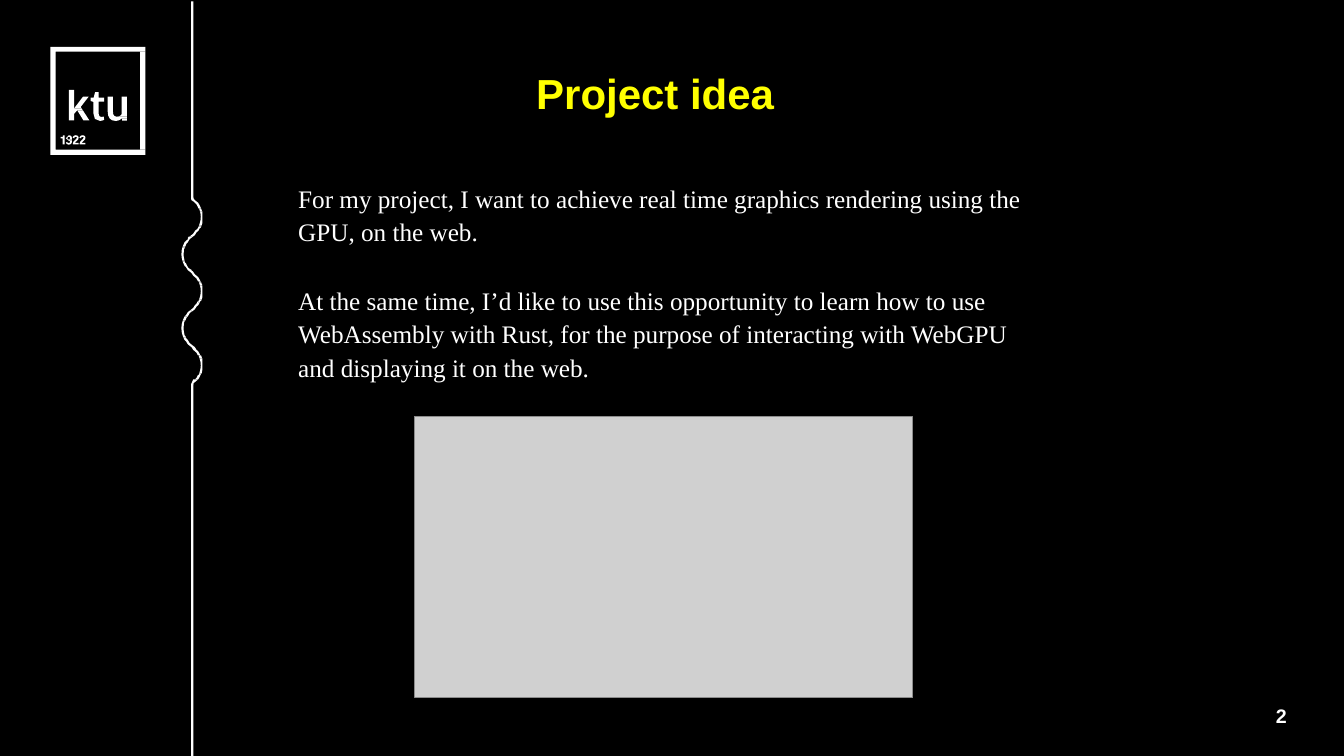
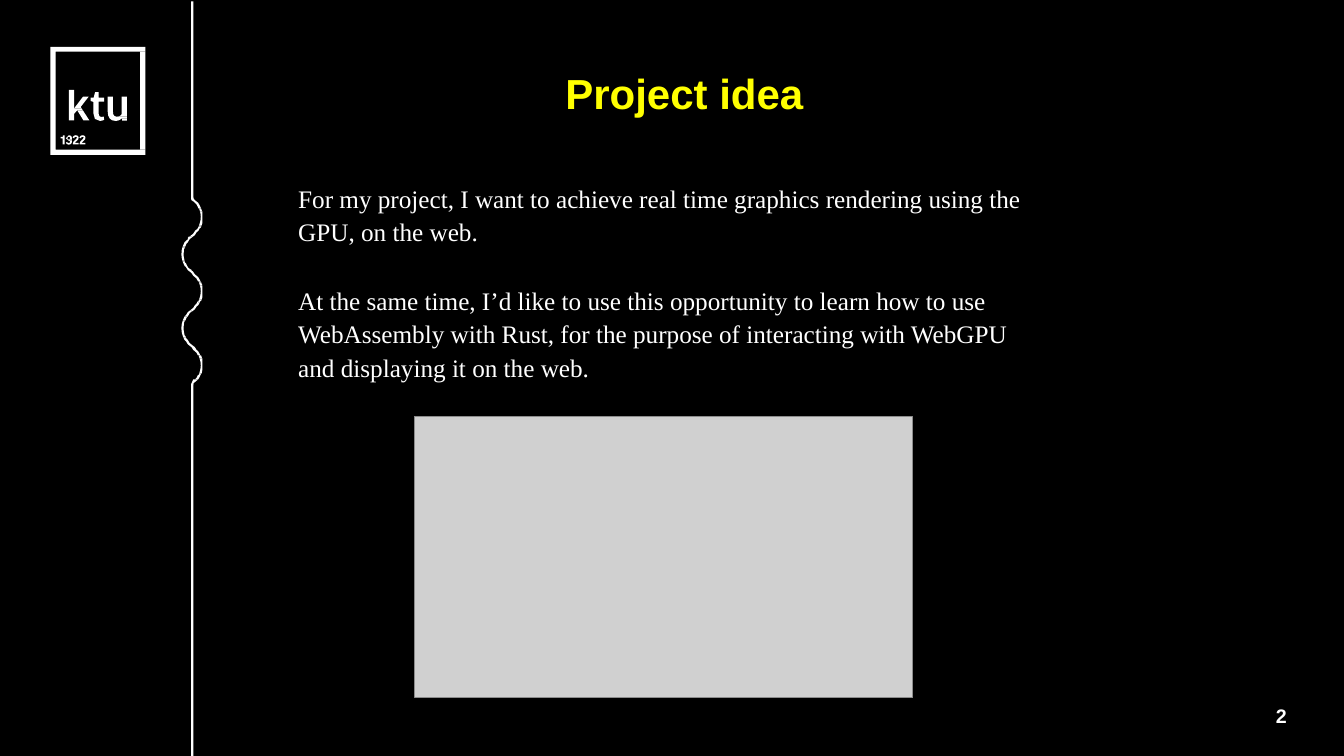
Before and after one commit to AidasLit/web_gpu, a slide deck: slide 2 of litvinas-aidas.odp. Drawn at 1344x756 pixels with LibreOffice and Linux fonts; fonts in the diff are those of the drawing; grey boxes stand for pictures. Boxes give left, top, right and bottom in pixels: in the first picture for what was removed or moved away, otherwise in the second. Text is boxed around its words. In the diff, an @@ line names an element or a change of style, - is before the commit and + after.

```diff
--- a/litvinas-aidas.odp
+++ b/litvinas-aidas.odp
@@ text "Project idea" moved from (x1=536, y1=78, x2=774, y2=117) to (x1=565, y1=78, x2=803, y2=117) @@
@@ text "Project idea" at (x1=565, y1=78, x2=803, y2=117): alignment left to centre; indent changed; less space between paragraphs @@
```
Also in this commit, not shown: 5 other slides changed, 12 slides added, 1 slide removed, 7 other files.
